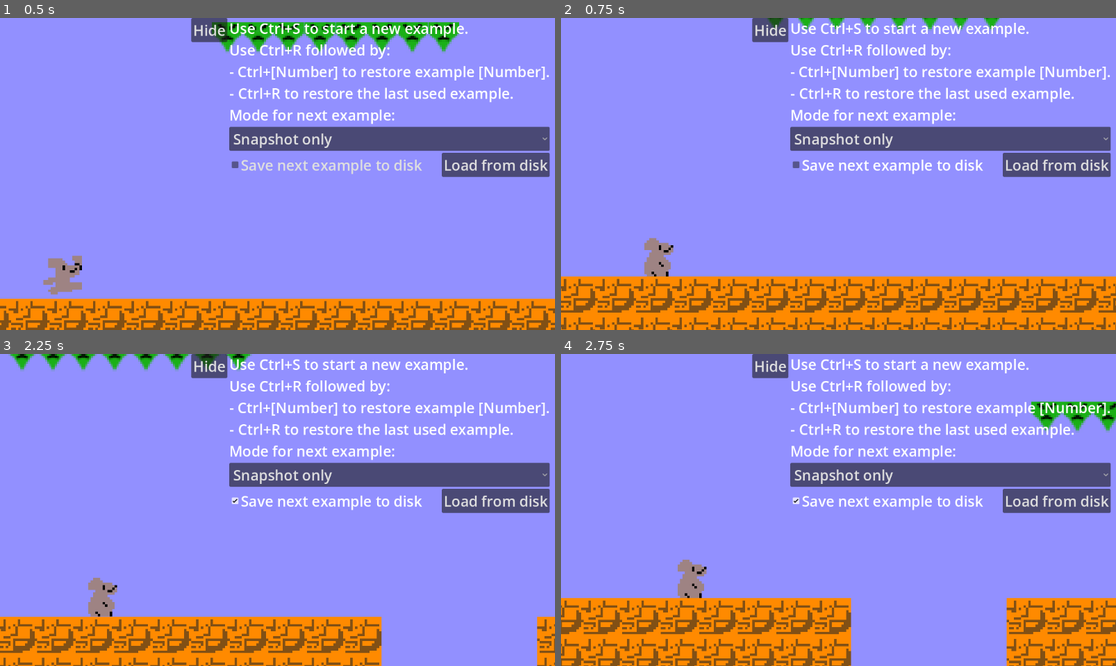
Above: before the commit, frames 1-4 (two rows, left to right).
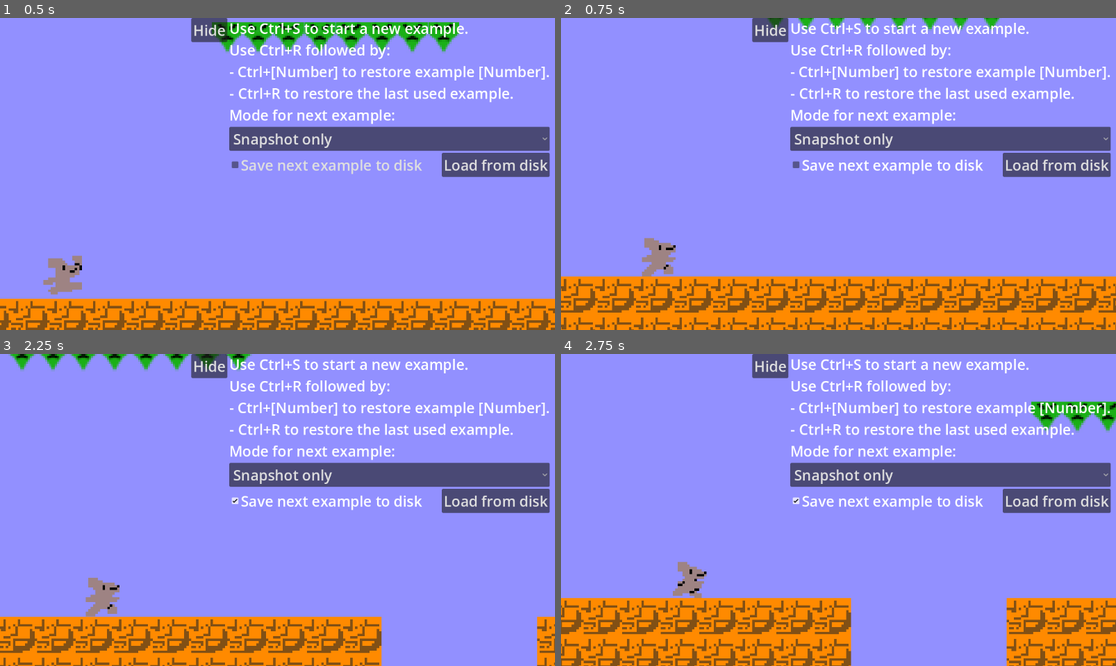
Above: after the commit, the same moments.

Repository: hpi-swa-lab/babylonian-programming-godot
Game: Godot game, scene res://platformer.tscn
The game is run twice, just before and just after one commit, with the same random seed, the same clock (stepped at 60 frames per second) and the same inputs.
Inputs (mouse positions are in pixels of both pictures, inside the frame that each line leads up to):
- Up to frame 1 (0.5 s): no input
- Up to frame 2 (0.75 s): tap Enter (ui_accept) at 0.5 s; move the mouse to (960, 158) at 0.52 s; hold Right (ui_right) from 0.53 s (still down); tap R at 0.6 s; click (960, 158) at 0.67 s
- Up to frame 3 (2.25 s): tap Enter (ui_accept) at 0.77, 1.52 s; move the mouse to (166, 525) at 1.27 s; release Right (ui_right) at 1.28 s; hold S 1.28-2.03 s; tap 0 at 1.35 s; move the mouse to (333, 441) at 2.02 s; hold Right (ui_right) from 2.03 s (still down); tap 9 at 2.1 s
- Up to frame 4 (2.75 s): keep holding Right (ui_right)

Frame 1 is identical in both runs. In frame 2, 0.2% of the frame differs, in the area x 14-21%, y 70-83%; in frame 3, 0.2%; in frame 4, 0.3%, in the area x 20-27%, y 65-79%.

Commit message:
Add player walk animation

Diff:
--- a/player.tscn
+++ b/player.tscn
@@ -11,13 +11,17 @@
 atlas = ExtResource("2_neqnv")
 region = Rect2(16, 0, 16, 16)
 
-[sub_resource type="AtlasTexture" id="AtlasTexture_rj3fd"]
+[sub_resource type="AtlasTexture" id="AtlasTexture_3ua4n"]
 atlas = ExtResource("2_neqnv")
-region = Rect2(0, 0, 16, 16)
+region = Rect2(32, 0, 16, 16)
 
-[sub_resource type="AtlasTexture" id="AtlasTexture_trfoe"]
+[sub_resource type="AtlasTexture" id="AtlasTexture_kpqce"]
 atlas = ExtResource("2_neqnv")
-region = Rect2(16, 0, 16, 16)
+region = Rect2(48, 0, 16, 16)
+
+[sub_resource type="AtlasTexture" id="AtlasTexture_j6gug"]
+atlas = ExtResource("2_neqnv")
+region = Rect2(64, 0, 16, 16)
 
 [sub_resource type="SpriteFrames" id="SpriteFrames_6ur5u"]
 animations = [{
@@ -39,10 +43,13 @@
 }, {
 "frames": [{
 "duration": 1.0,
-"texture": SubResource("AtlasTexture_rj3fd")
+"texture": SubResource("AtlasTexture_3ua4n")
 }, {
 "duration": 1.0,
-"texture": SubResource("AtlasTexture_trfoe")
+"texture": SubResource("AtlasTexture_kpqce")
+}, {
+"duration": 1.0,
+"texture": SubResource("AtlasTexture_j6gug")
 }],
 "loop": true,
 "name": &"walk",
Binary file changed: player.png
Not shown: 1 places in player.tscn that only renumber resources
